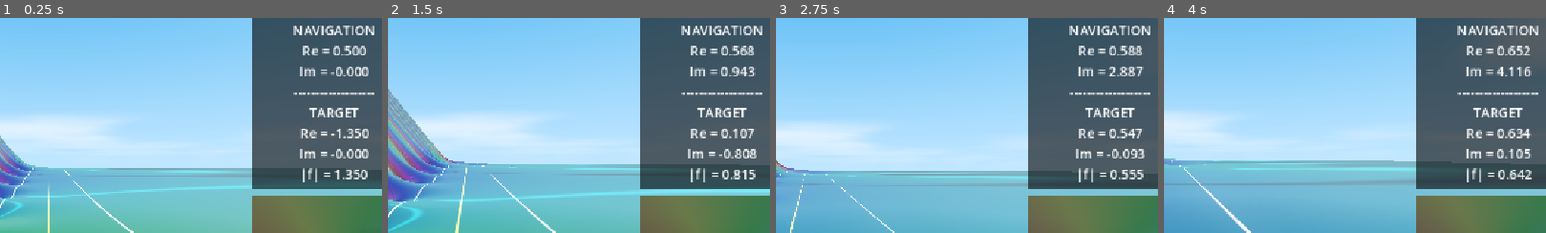
Above: before the commit, frames 1-4 (left to right).
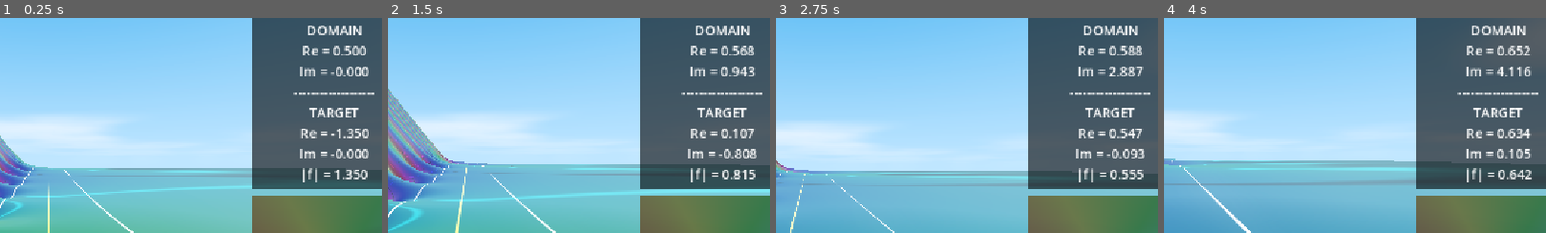
Above: after the commit, the same moments.

Repository: allanino/complex-functions-explorer
Game: Godot game, scene res://scenes/main.tscn
Two runs of this game, one before a commit and one after it. Both use one fixed random seed, a clock stepped at 60 frames per second and the inputs below.
Inputs (mouse positions are % of the whole screen's width and height, from its top left):
- Up to frame 1 (0.25 s): no input
- Up to frame 2 (1.5 s): tap Enter at 0.5 s; move the mouse to (55, 50) at 0.52 s; hold W (move_forward) from 0.53 s (still down); tap G at 0.6 s; tap Space at 0.77 s; move the mouse to (45, 50) at 1.27 s; tap C at 1.35 s
- Up to frame 3 (2.75 s): keep holding W (move_forward); tap Space at 1.52 s; move the mouse to (52, 48) at 2.02 s; hold Shift from 2.03 s (still down)
- Up to frame 4 (4 s): keep holding W (move_forward); move the mouse to (49, 52) at 2.77 s; release Shift at 2.78 s; tap Ctrl at 2.85 s; tap Space at 3.02, 3.77 s; move the mouse to (57, 51) at 3.52 s; tap G at 3.6 s
The pictures show only the part of the screen within x 44-94%, y 17-67%; the shares and areas given below are measured in that part.

The runs differ from the first frame. In frame 1, 0.7% of the frame differs, in the area x 76-98%, y 3-8%; in frame 2, 0.7%; in frame 3, 0.7%; in frame 4, 0.7%.

Commit message:
Keep domain text in HUD

Diff:
--- a/scripts/hud.gd
+++ b/scripts/hud.gd
@@ -172,4 +172,4 @@
 	material.set_shader_parameter("current_f", f)
 	material.set_shader_parameter("scale", current_scale)
 
-	pos_label.text = "NAVIGATION\nRe = %.3f\nIm = %.3f\n-------------------\nTARGET\nRe = %.3f\nIm = %.3f\n|f| = %.3f" % [x * 0.1, -z * 0.1, f.x, f.y, f.length()]
+	pos_label.text = "DOMAIN\nRe = %.3f\nIm = %.3f\n-------------------\nTARGET\nRe = %.3f\nIm = %.3f\n|f| = %.3f" % [x * 0.1, -z * 0.1, f.x, f.y, f.length()]
